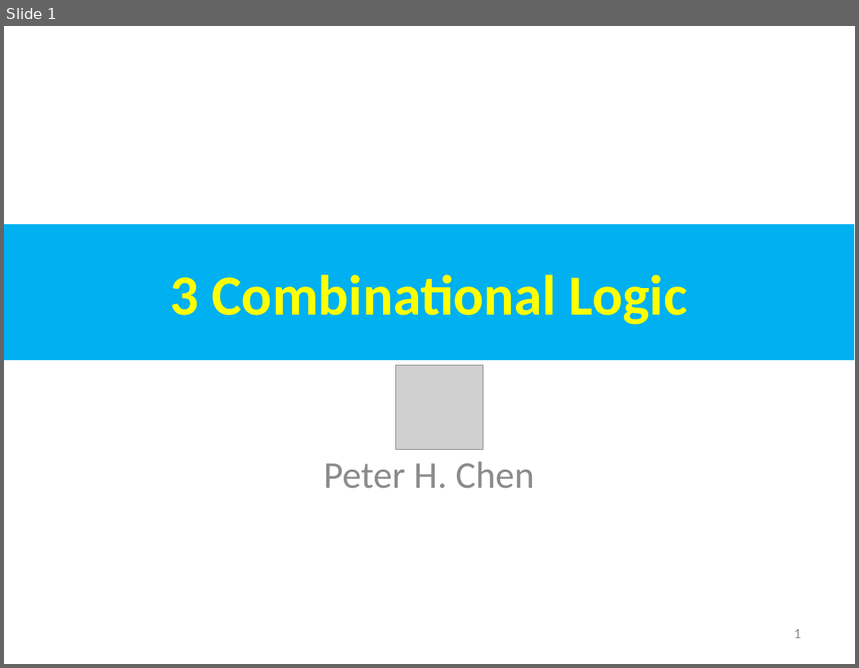
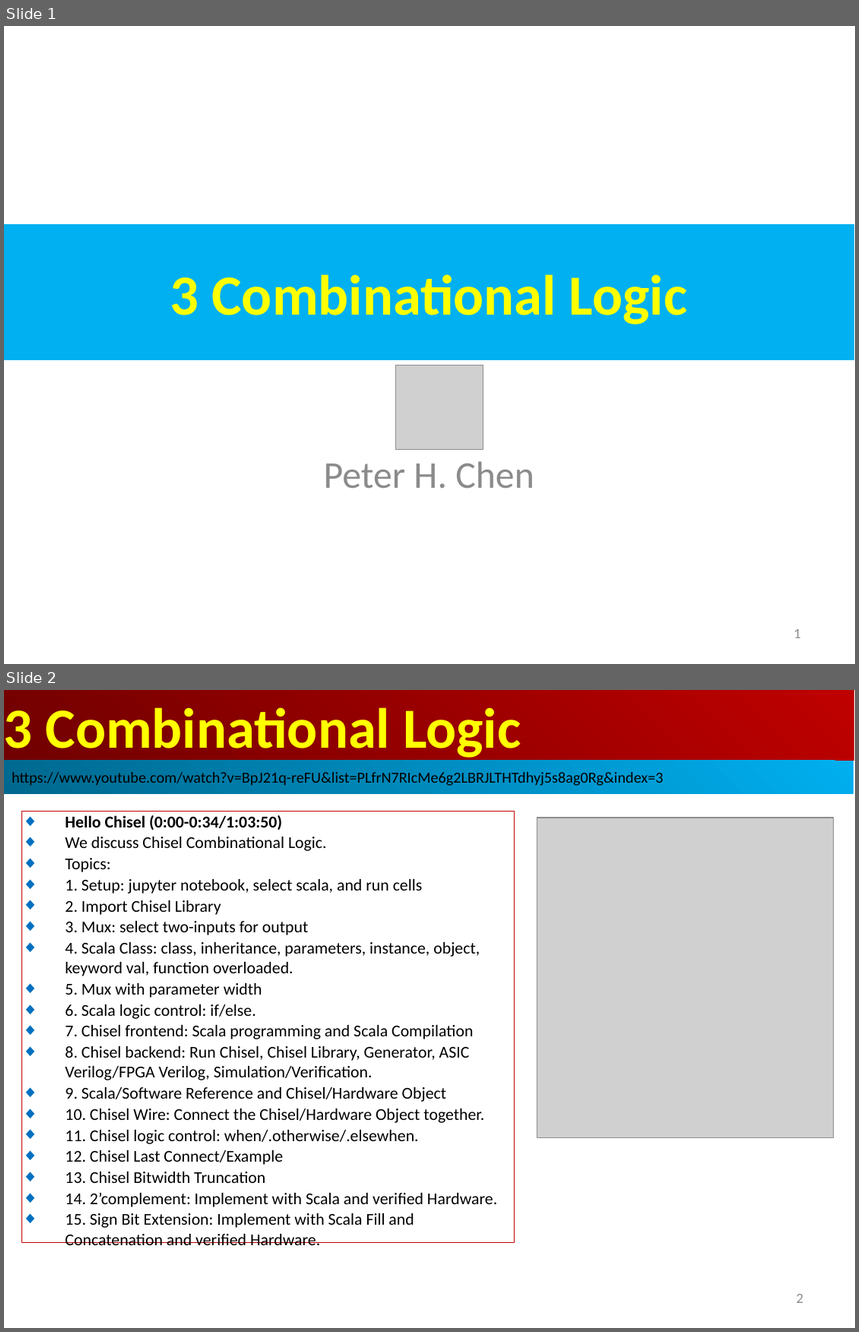
Before and after one commit to peterhchen/AIU_CS800_Chisel, a slide deck: 500_UCSC_HWD/003_CombLogic/000_Video/003.01_10_CombLogic.ppt. Shown one above the other, each under a label of ours: slide 1 before the commit, slides 1 and 2 after it. The pictures are 859x668 and 859x1332 pixels, drawn with LibreOffice and Linux fonts; fonts in the diff are those of the drawing; grey boxes stand for pictures. Boxes give left, top, right and bottom in pixels: in the first picture for what was removed or moved away, otherwise in the second. Text is boxed around its words. In the diff, an @@ line names an element or a change of style, - is before the commit and + after.

```diff
--- a/500_UCSC_HWD/003_CombLogic/000_Video/003.01_10_CombLogic.ppt
+++ b/500_UCSC_HWD/003_CombLogic/000_Video/003.01_10_CombLogic.ppt
@@ slide 2 added at [4, 690, 855, 1328], background #FFFFFF @@
@@ rectangle added at [4, 690, 854, 761], fill gradient #BF0000 to #710000, 48 pt, text #FFFF00, bold @@
+3 Combinational Logic
@@ rectangle added at [4, 761, 854, 794], fill gradient #00AFEF to #00688E, 13 pt, text #000000 @@
+https://www.youtube.com/watch?v=BpJ21q-reFU&list=PLfrN7RIcMe6g2LBRJLTHTdhyj5s8ag0Rg&index=3
@@ rectangle added at [22, 811, 515, 1243], outline #C00000 0.74 pt, 14 pt, text #000000 @@
+◆ Hello Chisel (0:00-0:34/1:03:50)
+◆ We discuss Chisel Combinational Logic.
+◆ Topics:
+◆ 1. Setup: jupyter notebook, select scala, and run cells
+◆ 2. Import Chisel Library
+◆ 3. Mux: select two-inputs for output
+◆ 4. Scala Class: class, inheritance, parameters, instance, object, keyword val, function overloaded.
+◆ 5. Mux with parameter width
+◆ 6. Scala logic control: if/else.
+◆ 7. Chisel frontend: Scala programming and Scala Compilation
+◆ 8. Chisel backend: Run Chisel, Chisel Library, Generator, ASIC Verilog/FPGA Verilog, Simulation/Verification.
+◆ 9. Scala/Software Reference and Chisel/Hardware Object
+◆ 10. Chisel Wire: Connect the Chisel/Hardware Object together.
+◆ 11. Chisel logic control: when/.otherwise/.elsewhen.
+◆ 12. Chisel Last Connect/Example
+◆ 13. Chisel Bitwidth Truncation
+◆ 14. 2’complement: Implement with Scala and verified Hardware.
+◆ 15. Sign Bit Extension: Implement with Scala Fill and Concatenation and verified Hardware.
@@ picture added at [537, 818, 834, 1138] @@
@@ page number added at [797, 1294, 804, 1303], 12 pt, text #8B8B8B @@
+2
```
Also in this commit, not shown: 3 slides changed, 28 other slides added.
